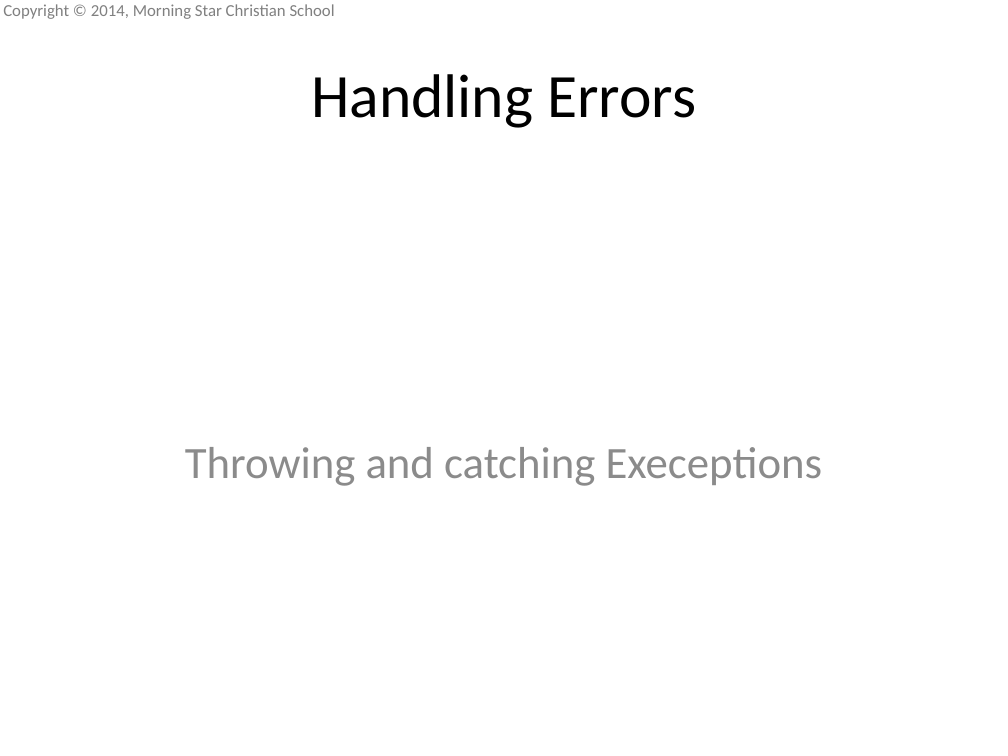
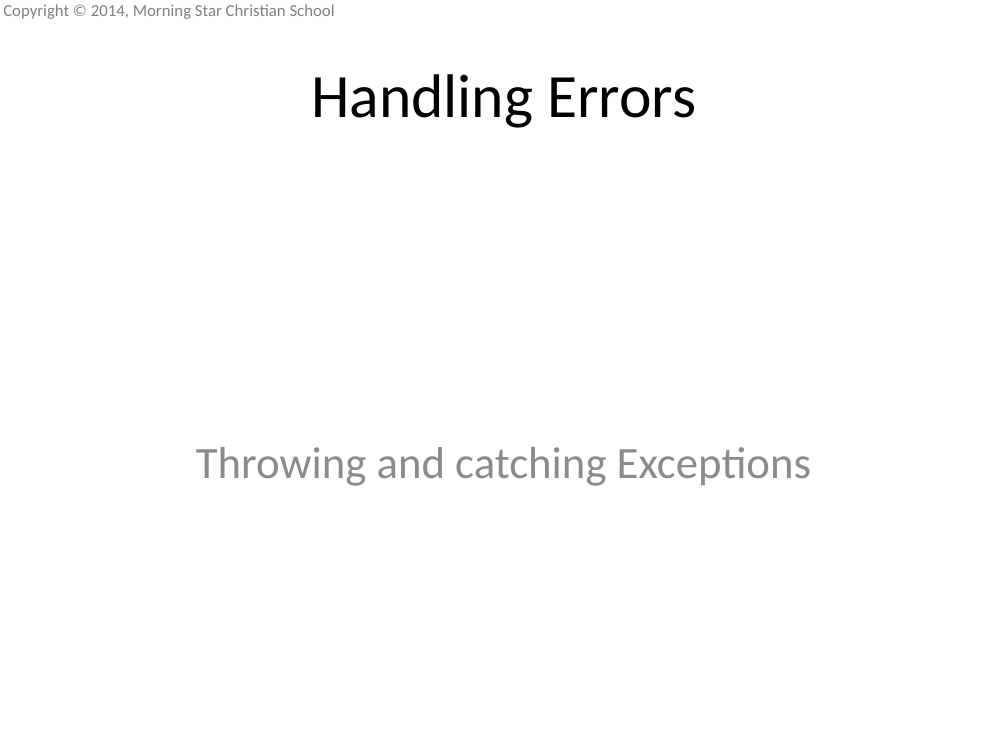
Before and after one commit to mscsbend/presentations, a slide deck: slide 9 of Lesson 4.pptx (slide 2 before the commit). Drawn at 1008x756 pixels with LibreOffice and Linux fonts; fonts in the diff are those of the drawing; background and template pictures are left out. Boxes give left, top, right and bottom in pixels: in the first picture for what was removed or moved away, otherwise in the second. Text is boxed around its words. In the diff, an @@ line names an element or a change of style, - is before the commit and + after.

```diff
--- a/Lesson 4.pptx
+++ b/Lesson 4.pptx
@@ subtitle at (x1=196, y1=447, x2=811, y2=486): text changed @@
-Throwing and catching Execeptions
+Throwing and catching Exceptions
```
Also in this commit, not shown: 7 slides added, 1 other file.
